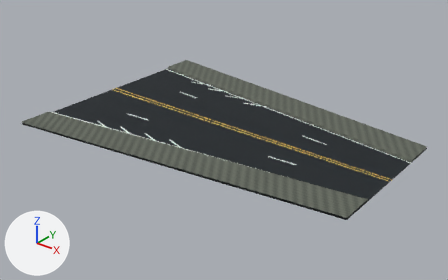
One commit to the glTF model Resource/Export/CQ04B/road_taper_4to2_24m_LOD1.glb: the scene before it, then after it.
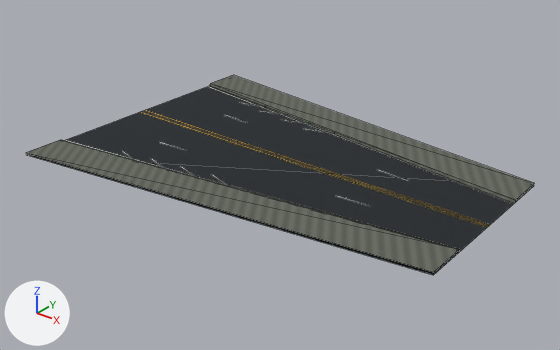
The first picture shows the older version from a 50 mm camera at (36.3, -31.1, 18.2) aimed at (11.9, -0.6, -0.8). The close-ups show the older and then the newer version on the part from 0% to 100% of the width and 0% to 100% of the height of that picture. Only the edits that show in the close-ups are written down. Lighting does not change. The marker at lower left points along +X, +Y and +Z. The close-ups show mesh edges as thin lines. Vertices at exactly the same position are counted once.

Names of what the first close-up shows: 'road_taper_4to2_24m__markings.001', 'road_taper_4to2_24m__surface.001'.
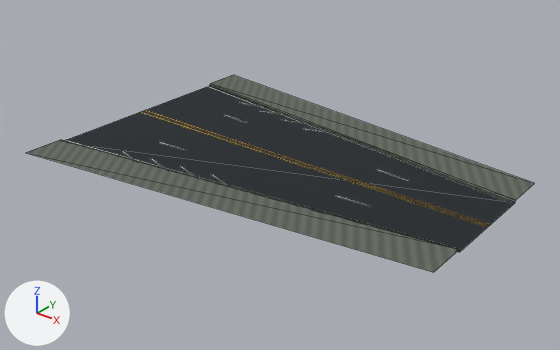
Changed parts and their boxes [x1, y1, x2, y2] in the close-ups (560 x 350 px; the box of a moved part takes in the faces that stretch with it):
'road_taper_4to2_24m__surface.001', reshaped: before [26, 75, 535, 275]; after [26, 75, 535, 272]
part 1 of me_road_taper_4to2_24m_lod1_surface, moved or reshaped: before [27, 86, 534, 275]; after [67, 86, 514, 252]

The edits, one by one:
me_road_taper_4to2_24m_lod1_surface has 16 vertices, 10 faces and spans x 0.0..24.0, y -8.8..8.8, z 0.0..0.1.
me_road_taper_4to2_24m_lod1_surface is used by ob_road_taper_4to2_24m__surface_001; location (0.0, 0.0, 0.0).
Part 1, on me_road_taper_4to2_24m_lod1_surface:
Vertex 0 of me_road_taper_4to2_24m_lod1_surface moves from (0.0, -8.8, 0.0) at pixel (25, 154) to (0.0, -6.4, 0.0).
Vertex 1 of me_road_taper_4to2_24m_lod1_surface moves from (24.0, -5.4, 0.0) at pixel (433, 275) to (24.0, -3.0, 0.0) at pixel (459, 252).
Vertex 2 of me_road_taper_4to2_24m_lod1_surface moves from (24.0, 5.4, 0.0) at pixel (534, 185) to (24.0, 3.0, 0.0) at pixel (515, 202).
Vertex 3 of me_road_taper_4to2_24m_lod1_surface moves from (0.0, 8.8, 0.0) to (0.0, 6.4, 0.0) at pixel (210, 85).
